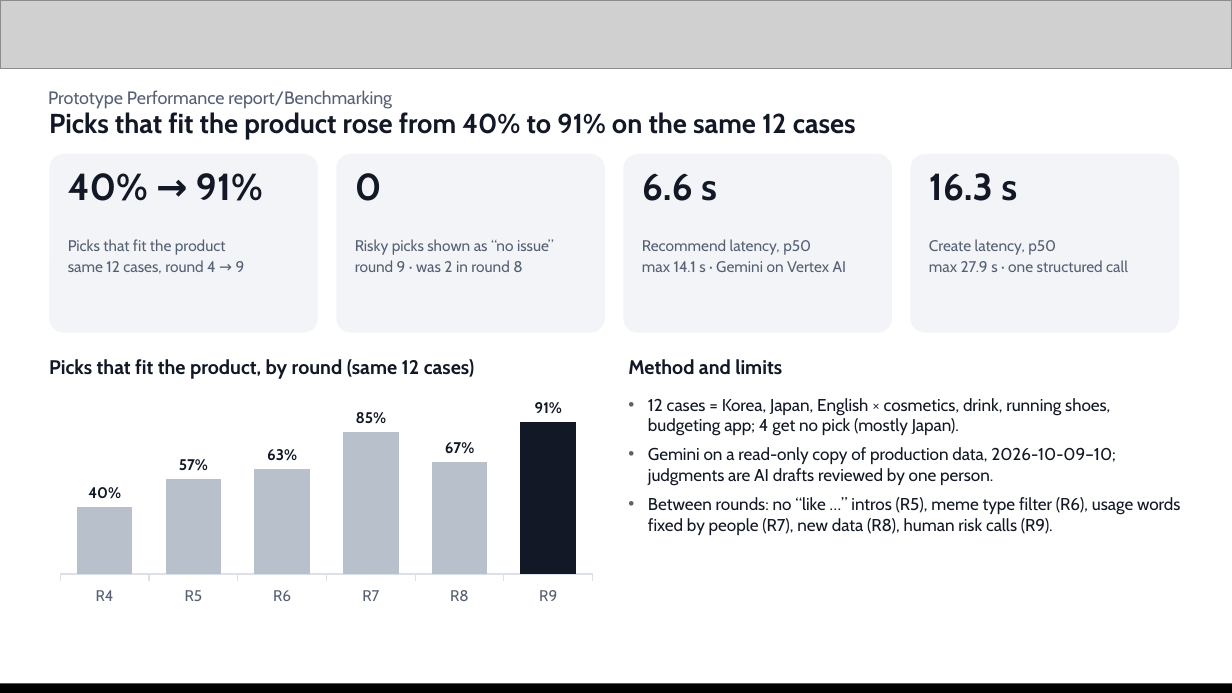
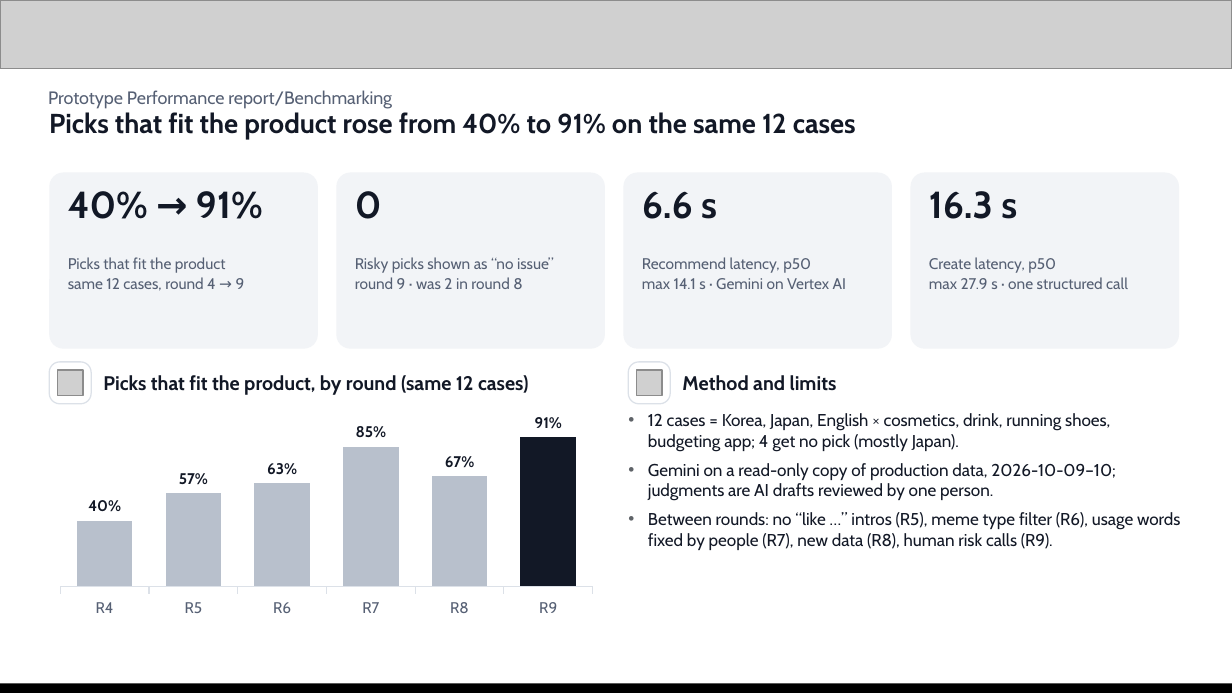
Before and after one commit to Sihyeon-Ji/trend-interpreter, a slide deck: slide 10 of docs/대회/제출/AI-Builder-Cup-제출-초안.pptx. Drawn at 1232x693 pixels with LibreOffice and Linux fonts; fonts in the diff are those of the drawing; grey boxes stand for pictures. Boxes give left, top, right and bottom in pixels: in the first picture for what was removed or moved away, otherwise in the second. Text is boxed around its words. In the diff, an @@ line names an element or a change of style, - is before the commit and + after.

```diff
--- a/docs/대회/제출/AI-Builder-Cup-제출-초안.pptx
+++ b/docs/대회/제출/AI-Builder-Cup-제출-초안.pptx
@@ 4 texts, 4 rounded rectangles: place and size @@
-4 texts, 4 rounded rectangles at [49, 154, 1179, 333]
+4 texts, 4 rounded rectangles at [49, 172, 1179, 349]
@@ 5 texts, 1 column chart: place and size @@
-5 texts, 1 column chart at [49, 239, 1180, 610]
+5 texts, 1 column chart at [49, 257, 1180, 622]
@@ rounded rectangle added at [49, 362, 91, 404], fill #FFFFFF, outline #DCE1E8 0.75 pt @@
@@ picture added at [58, 370, 84, 395] @@
@@ text "Picks that fit the product, ...": place and size @@
-text "Picks that fit the product, ..." at [49, 359, 474, 379]
+text "Picks that fit the product, ..." at [103, 375, 528, 395]
@@ rounded rectangle added at [628, 362, 670, 404], fill #FFFFFF, outline #DCE1E8 0.75 pt @@
@@ picture added at [637, 370, 663, 395] @@
@@ text "Method and limits": place and size @@
-text "Method and limits" at [628, 359, 782, 375]
+text "Method and limits" at [682, 375, 837, 391]
@@ column chart at [49, 409, 604, 622] @@
@@ category axis changed @@
```
Also in this commit, not shown: 13 other slides changed, 8 other files.
